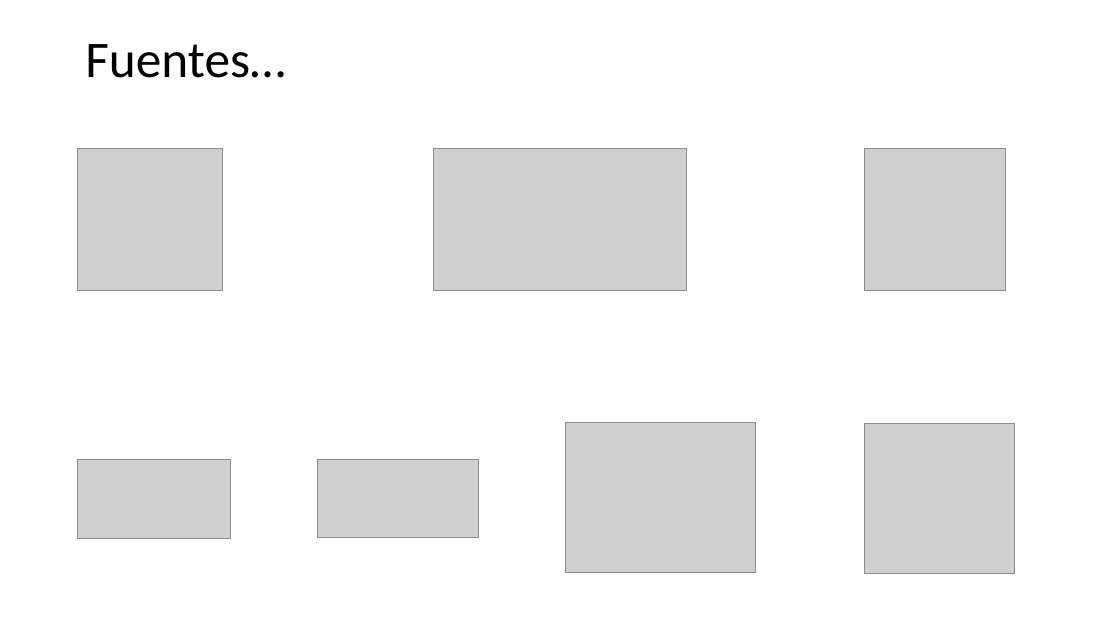
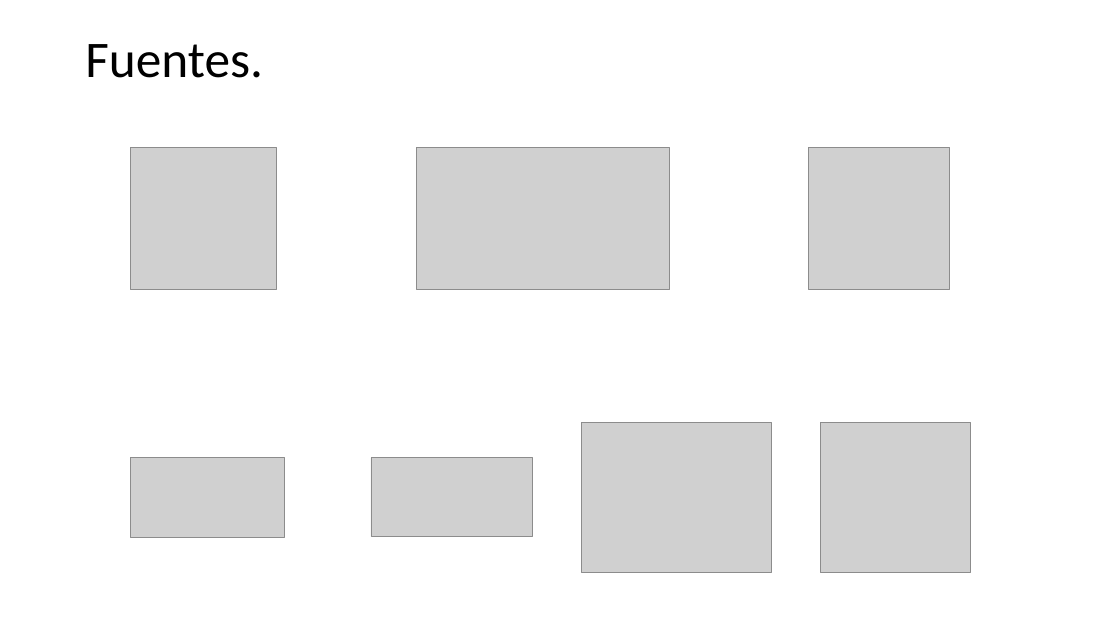
Before and after one commit to victor1130/Scripts_Clima, a slide deck: slide 3 of Tratamiento de datos climáticos.pptx. Drawn at 1120x630 pixels with LibreOffice and Linux fonts; fonts in the diff are those of the drawing; grey boxes stand for pictures. Boxes give left, top, right and bottom in pixels: in the first picture for what was removed or moved away, otherwise in the second. Text is boxed around its words. In the diff, an @@ line names an element or a change of style, - is before the commit and + after.

```diff
--- a/Tratamiento de datos climáticos.pptx
+++ b/Tratamiento de datos climáticos.pptx
@@ title at box(85, 44, 263, 78): text changed @@
-Fuentes…
+Fuentes.
@@ picture: place and size @@
-picture at box(434, 149, 686, 291)
+picture at box(417, 148, 670, 290)
@@ picture: place and size @@
-picture at box(865, 149, 1006, 291)
+picture at box(809, 148, 950, 290)
@@ picture: place and size @@
-picture at box(565, 422, 755, 572)
+picture at box(581, 422, 771, 572)
@@ picture: place and size @@
-picture at box(865, 423, 1015, 574)
+picture at box(821, 422, 971, 572)
@@ 3 pictures: place and size @@
-3 pictures at box(77, 149, 479, 539)
+3 pictures at box(131, 148, 533, 538)
```
Also in this commit, not shown: 11 other slides changed, 3 slides added, 1 slide removed, 3 other files.
